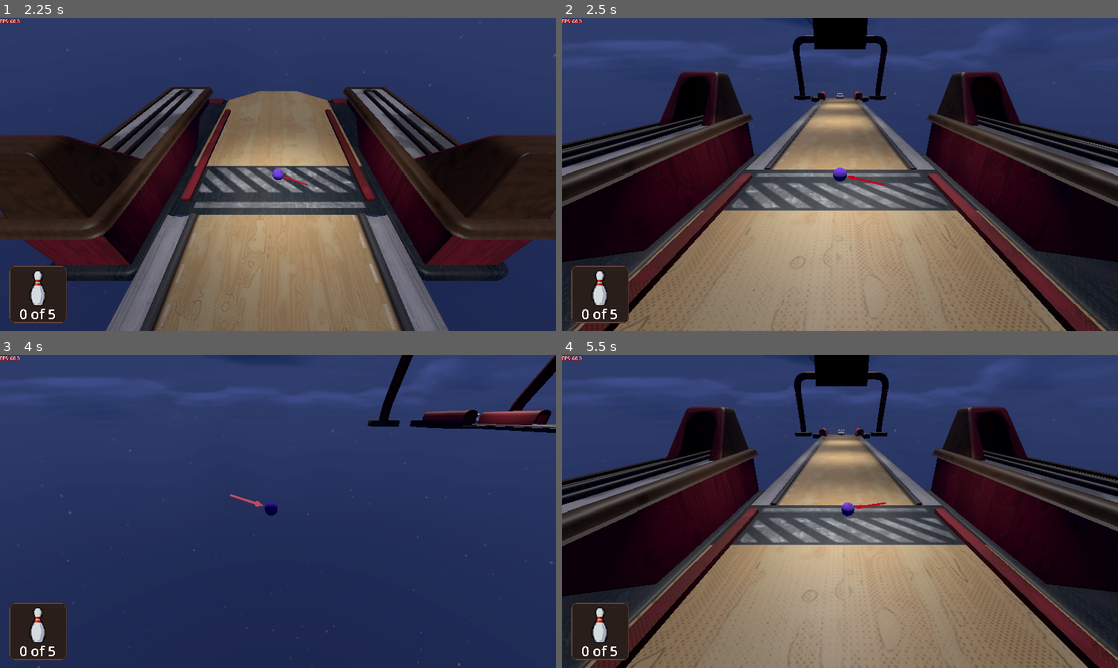
Above: before the commit, frames 1-4 (two rows, left to right).
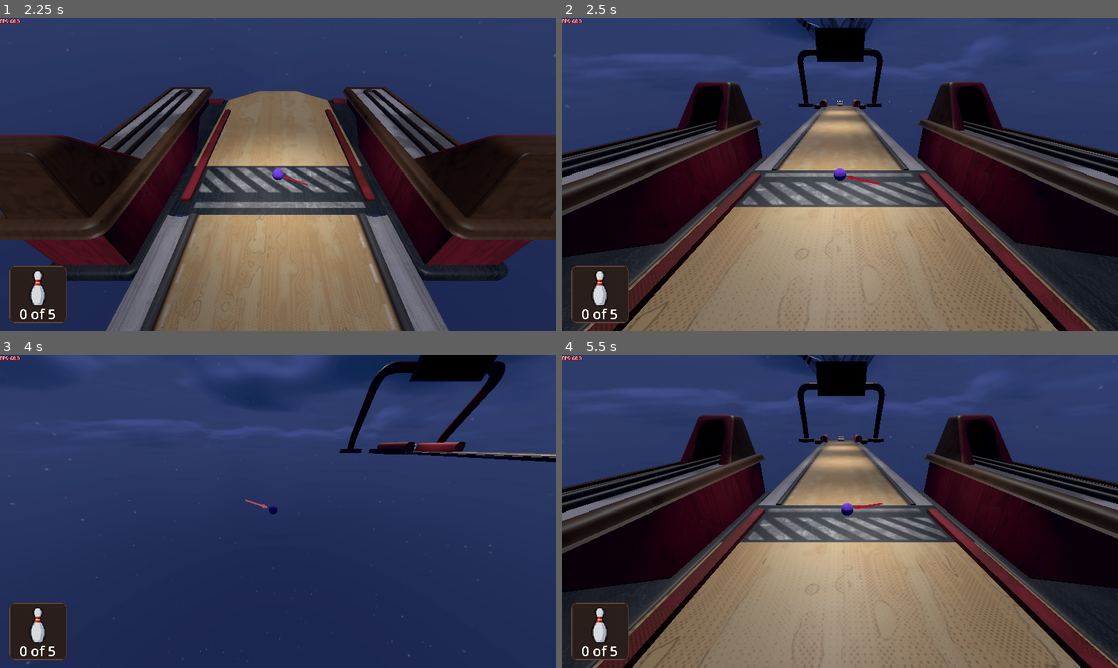
Above: after the commit, the same moments.

Repository: Cami-Cat/Dink-2026
Game: Godot game, scene res://Scenes/Core/GameCore/game_core.tscn
The game is run twice, just before and just after one commit, with the same random seed, the same clock (stepped at 60 frames per second) and the same inputs. Sound files missing from this copy of the repository are replaced by a short silence.
Inputs (mouse positions are in pixels of both pictures, inside the frame that each line leads up to):
- Up to frame 1 (2.25 s): tap Enter at 0.5 s; move the mouse to (400, 158) at 0.52 s; click (400, 158) at 0.6 s; click "Play" at 1.25 s; drag from (166, 190) to (250, 237) at 2.02 s
- Up to frame 2 (2.5 s): no input
- Up to frame 3 (4 s): move the mouse to (333, 442) at 2.77 s; hold 1 2.78-3.5 s; click (333, 442) at 2.92 s; drag from (250, 574) to (111, 464) at 3.52 s
- Up to frame 4 (5.5 s): move the mouse to (1006, 558) at 4.27 s; hold 3 4.28-5 s; click (1006, 558) at 4.42 s; drag from (673, 464) to (756, 433) at 5.02 s

Frame 1 is identical in both runs. In frame 2, 24% of the frame differs, in the area x 0-100%, y 0-100%; in frame 3, 8.4%; in frame 4, 21%.

Commit message:
fov increases when pulling

Diff:
--- a/Scenes/BaseScene/scene_base_3d.tscn
+++ b/Scenes/BaseScene/scene_base_3d.tscn
@@ -25,25 +25,25 @@
 [ext_resource type="AudioStream" uid="uid://bf6qtup1isud0" path="res://Assets/Audio/SFX/Crowd/CrowdAw.wav" id="15_4r2jv"]
 [ext_resource type="Script" uid="uid://d3s6dtcvemo62" path="res://Scenes/BaseScene/camera_holder.gd" id="20_5svqw"]
 
-[sub_resource type="BoxShape3D" id="BoxShape3D_3xxyo"]
-size = Vector3(76, 9.345, 1.595)
-
 [sub_resource type="BoxShape3D" id="BoxShape3D_5svqw"]
 size = Vector3(76, 9.345, 1.595)
 
 [sub_resource type="BoxShape3D" id="BoxShape3D_m675f"]
 size = Vector3(76, 9.345, 1.595)
 
+[sub_resource type="BoxShape3D" id="BoxShape3D_17yxc"]
+size = Vector3(76, 9.345, 1.595)
+
 [sub_resource type="BoxShape3D" id="BoxShape3D_htquy"]
 size = Vector3(14.101763, 0.76838684, 128.22809)
 
 [sub_resource type="BoxShape3D" id="BoxShape3D_uuwsw"]
 size = Vector3(0.52186966, 0.8204346, 114.52553)
 
-[sub_resource type="BoxShape3D" id="BoxShape3D_17yxc"]
+[sub_resource type="BoxShape3D" id="BoxShape3D_e2yef"]
 size = Vector3(10, 9.345, 1.595)
 
-[sub_resource type="BoxShape3D" id="BoxShape3D_e2yef"]
+[sub_resource type="BoxShape3D" id="BoxShape3D_7u8y2"]
 size = Vector3(1000, 1, 1000)
 
 [sub_resource type="PanoramaSkyMaterial" id="PanoramaSkyMaterial_6opk0"]
@@ -93,8 +93,8 @@
 trigger_on_enter = [NodePath("../Pin Camera")]
 area_size = Vector3(76, 9.345, 1.595)
 
-[node name="@CollisionShape3D@28816" type="CollisionShape3D" parent="World Origin/Level/SideCamTriggerArea" unique_id=1758729078]
-shape = SubResource("BoxShape3D_3xxyo")
+[node name="@CollisionShape3D@22075" type="CollisionShape3D" parent="World Origin/Level/SideCamTriggerArea" unique_id=980301509]
+shape = SubResource("BoxShape3D_5svqw")
 debug_color = Color(0.875, 0, 0.236, 1)
 
 [node name="Trigger Area2" parent="World Origin/Level" unique_id=1637487406 node_paths=PackedStringArray("trigger_on_enter") instance=ExtResource("7_ekuh2")]
@@ -102,8 +102,8 @@
 trigger_on_enter = [NodePath("../Pusher")]
 area_size = Vector3(76, 9.345, 1.595)
 
-[node name="@CollisionShape3D@28818" type="CollisionShape3D" parent="World Origin/Level/Trigger Area2" unique_id=1153857461]
-shape = SubResource("BoxShape3D_5svqw")
+[node name="@CollisionShape3D@22077" type="CollisionShape3D" parent="World Origin/Level/Trigger Area2" unique_id=1722429141]
+shape = SubResource("BoxShape3D_m675f")
 debug_color = Color(0.875, 0, 0.236, 1)
 
 [node name="Trigger Area3" parent="World Origin/Level" unique_id=491828337 node_paths=PackedStringArray("trigger_on_enter") instance=ExtResource("7_ekuh2")]
@@ -111,8 +111,8 @@
 trigger_on_enter = [NodePath("../Pusher2")]
 area_size = Vector3(76, 9.345, 1.595)
 
-[node name="@CollisionShape3D@28820" type="CollisionShape3D" parent="World Origin/Level/Trigger Area3" unique_id=512564124]
-shape = SubResource("BoxShape3D_m675f")
+[node name="@CollisionShape3D@22079" type="CollisionShape3D" parent="World Origin/Level/Trigger Area3" unique_id=300219658]
+shape = SubResource("BoxShape3D_17yxc")
 debug_color = Color(0.875, 0, 0.236, 1)
 
 [node name="Pusher" parent="World Origin/Level" unique_id=2033328119 instance=ExtResource("7_4l7u4")]
@@ -204,8 +204,8 @@
 trigger_on_enter = [NodePath("../CrowdOh")]
 area_size = Vector3(10, 9.345, 1.595)
 
-[node name="@CollisionShape3D@28822" type="CollisionShape3D" parent="World Origin/Level/CrowdExcitmentTrigger" unique_id=1735929211]
-shape = SubResource("BoxShape3D_17yxc")
+[node name="@CollisionShape3D@22081" type="CollisionShape3D" parent="World Origin/Level/CrowdExcitmentTrigger" unique_id=1471031141]
+shape = SubResource("BoxShape3D_e2yef")
 debug_color = Color(0.875, 0, 0.236, 1)
 
 [node name="CrowdOh" parent="World Origin/Level" unique_id=1755318309 instance=ExtResource("12_17h01")]
@@ -219,8 +219,8 @@
 area_size = Vector3(1000, 1, 1000)
 metadata/_custom_type_script = "uid://sydlavbpat37"
 
-[node name="@CollisionShape3D@28824" type="CollisionShape3D" parent="World Origin/Level/CrowdSadTrigger" unique_id=187551921]
-shape = SubResource("BoxShape3D_e2yef")
+[node name="@CollisionShape3D@22083" type="CollisionShape3D" parent="World Origin/Level/CrowdSadTrigger" unique_id=557111092]
+shape = SubResource("BoxShape3D_7u8y2")
 debug_color = Color(0.875, 0, 0.236, 1)
 
 [node name="CrowdAw" parent="World Origin/Level" unique_id=1276150280 instance=ExtResource("12_17h01")]
--- a/Scripts/Viewports/Camera/main_camera.gd
+++ b/Scripts/Viewports/Camera/main_camera.gd
@@ -20,6 +20,7 @@
 
 func _on_character_controller_input_released(_position: Vector2) -> void:
 	shake_hit._shake()
-
+	$".".fov = 75
 func _on_character_controller_click_power_updated(to: float):
 	shakePower = to
+	$".".fov = remap(shakePower, 0.5,1.5,75,100)
